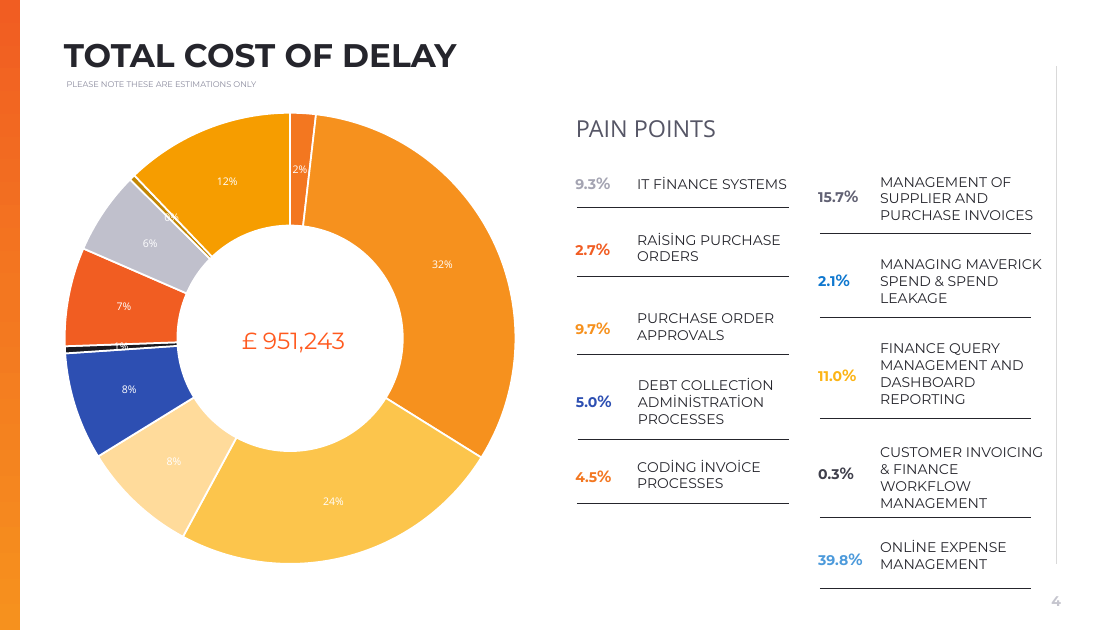
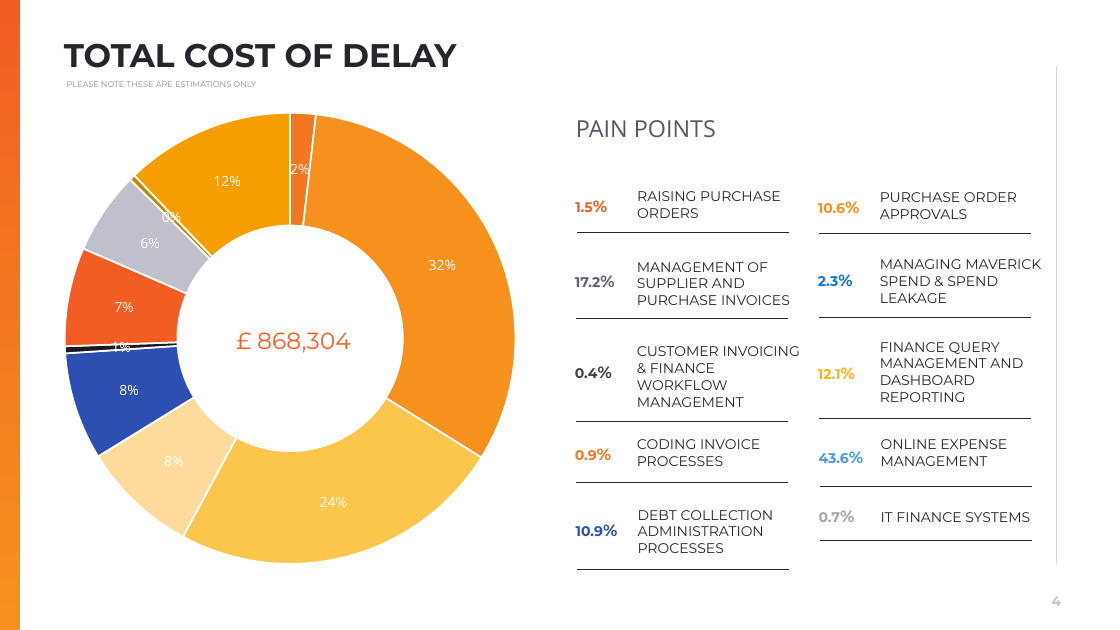
Before and after one commit to muratozdemirpiblo/ppt-api, a slide deck: slide 4 of output.pptx. Drawn at 1120x630 pixels with LibreOffice and Linux fonts; fonts in the diff are those of the drawing; background and template pictures are left out. Boxes give left, top, right and bottom in pixels: in the first picture for what was removed or moved away, otherwise in the second. Text is boxed around its words. In the diff, an @@ line names an element or a change of style, - is before the commit and + after.

```diff
--- a/output.pptx
+++ b/output.pptx
@@ doughnut chart at (64, 80, 524, 589) @@
@@ data labels of Series 1 changed @@
@@ text removed at (575, 179, 596, 189) @@
-9.3%
@@ text added at (575, 202, 592, 212), 12 pt, text #F15D23, bold @@
+1.5%
@@ text "RAISING PURCHASE ORDERS": place and size @@
-text "RAISING PURCHASE ORDERS" at (637, 235, 781, 261)
+text "RAISING PURCHASE ORDERS" at (637, 191, 781, 218)
@@ text removed at (818, 192, 844, 202) @@
-15.7%
@@ text added at (818, 203, 845, 213), 12 pt, text #F6911E, bold @@
+10.6%
@@ text "PURCHASE ORDER APPROVALS": place and size @@
-text "PURCHASE ORDER APPROVALS" at (637, 313, 774, 340)
+text "PURCHASE ORDER APPROVALS" at (880, 192, 1017, 219)
@@ line moved from (577, 276) - (789, 276) to (577, 233) - (789, 233) @@
@@ line moved from (577, 355) - (789, 355) to (820, 233) - (1032, 233) @@
@@ text "MANAGEMENT OF SUPPLIER AND PURCHASE ...": place and size @@
-text "MANAGEMENT OF SUPPLIER AND PURCHASE ..." at (880, 177, 1033, 220)
+text "MANAGEMENT OF SUPPLIER AND PURCHASE ..." at (637, 262, 790, 305)
@@ text at (575, 277, 601, 287): text changed; text colour #F15D23 to #616173 @@
-2.7%
+17.2%
@@ text at (818, 276, 838, 286): text changed @@
-2.1%
+2.3%
@@ text removed at (575, 324, 596, 334) @@
-9.7%
@@ line moved from (820, 234) - (1032, 234) to (576, 318) - (788, 318) @@
@@ text at (257, 332, 351, 353): text changed @@
-£ 951,243
+£ 868,304
@@ text "CUSTOMER INVOICING & FINANCE WORKFLOW ...": place and size @@
-text "CUSTOMER INVOICING & FINANCE WORKFLOW ..." at (880, 447, 1043, 508)
+text "CUSTOMER INVOICING & FINANCE WORKFLOW ..." at (637, 346, 800, 407)
@@ text at (575, 368, 598, 378): text changed @@
-0.3%
+0.4%
@@ text at (818, 369, 841, 379): text changed @@
-11.0%
+12.1%
@@ text removed at (576, 397, 597, 407) @@
-5.0%
@@ line moved from (820, 518) - (1032, 518) to (576, 421) - (788, 421) @@
@@ text "CODING INVOICE PROCESSES" rewrapped from (637, 478, 723, 488) to (637, 439, 760, 466) @@
@@ text "ONLINE EXPENSE MANAGEMENT": place and size @@
-text "ONLINE EXPENSE MANAGEMENT" at (880, 542, 1007, 569)
+text "ONLINE EXPENSE MANAGEMENT" at (881, 439, 1007, 466)
@@ text at (575, 450, 597, 460): text changed @@
-4.5%
+0.9%
@@ text at (819, 453, 849, 463): text changed @@
-39.8%
+43.6%
@@ line moved from (577, 504) - (789, 504) to (576, 483) - (788, 483) @@
@@ text "DEBT COLLECTION ADMINISTRATION PROCESSES" rewrapped from (638, 380, 724, 424) to (638, 510, 774, 553) @@
@@ line moved from (820, 588) - (1032, 588) to (820, 486) - (1032, 486) @@
@@ text "IT FINANCE SYSTEMS": place and size @@
-text "IT FINANCE SYSTEMS" at (637, 179, 787, 189)
+text "IT FINANCE SYSTEMS" at (881, 512, 1030, 522)
@@ text added at (576, 526, 603, 536), 12 pt, text #2D4FB2, bold @@
+10.9%
@@ text added at (819, 512, 840, 522), 12 pt, text #A4A4B2, bold @@
+0.7%
@@ line moved from (577, 208) - (789, 208) to (820, 540) - (1032, 540) @@
@@ line moved from (578, 439) - (790, 439) to (577, 570) - (789, 570) @@
```
Also in this commit, not shown: 7 other slides changed, 2 other files.
